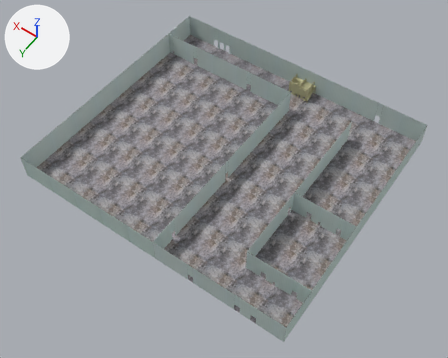
Before and after pictures for a commit that changed the OBJ model VirtualWarehouse/src/data/models/world/warehouse/Warehouse.obj.
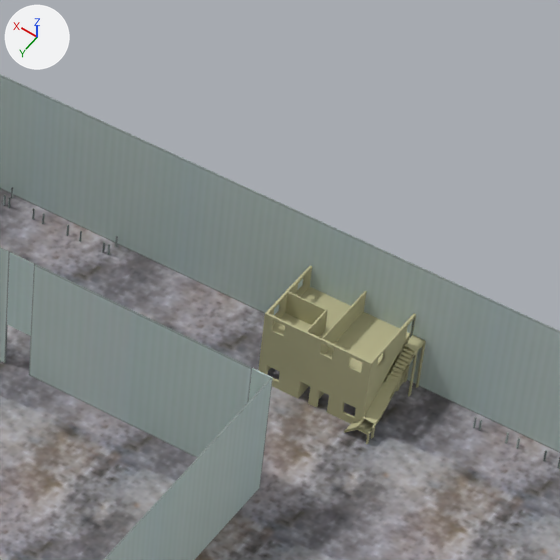
Each version appears first whole from a 50 mm lens placed at (-14.9, 85.1, 88.6), pointed at (25.7, 28.2, -0.7), and next in a close-up on the part from 55% to 76% of the width and 8% to 34% of the height. Lighting does not change. The marker at upper left points along +X, +Y and +Z. Where no turn or scale is listed for an object, it has been applied to the vertices. Vertices at the same position are counted once.

In view in the first close-up: 'Warehouse'.
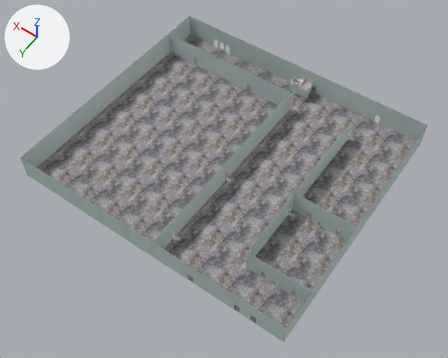
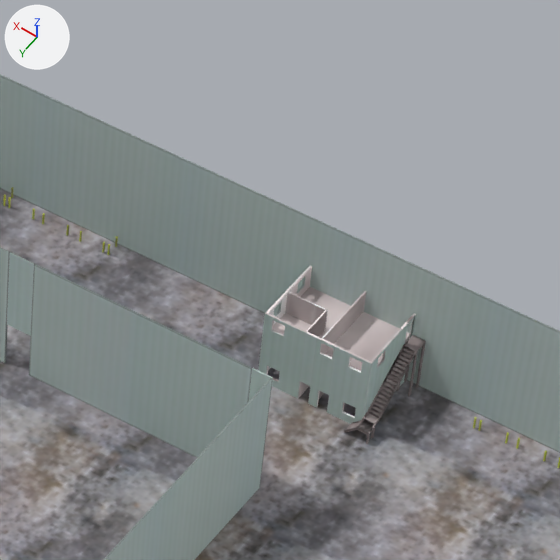
Changed parts and their boxes [x1, y1, x2, y2] in the close-ups (560 x 560 px):
'Warehouse', recoloured, reshaped (yellow to grey)
    both: [0, 74, 560, 560]
part 1 of me_warehouse, deleted (yellow)
    before: [366, 352, 413, 424]
part 2 of me_warehouse, surface changed (yellow to grey)
    both: [344, 335, 426, 444]
part 3 of me_warehouse, recoloured (yellow to grey)
    both: [258, 276, 416, 424]
part 4 of me_warehouse, recoloured (beige to grey)
    both: [265, 265, 416, 418]
part 5 of me_warehouse, recoloured (grey to yellow)
    both: [3, 187, 560, 468]

The edits, one by one:
Picture 'noise3-Mesh.png' (img_noise3_mesh_png) is new.
Picture 'noise1-Mesh.1.png' (img_noise1_mesh_1_png) is new.
Picture 'noise2-Mesh.1.png' (img_noise2_mesh_1_png) is new.
Material 'lambert3SG' (mat_lambert3sg) changes colour from beige #bcb890 to white #e7e7e7; in linear values from (0.5, 0.48, 0.28) to (0.8, 0.8, 0.8).
Material 'lambert6SG1' (mat_lambert6sg1) is new.
Its texture is img_noise3_mesh_png.
Its roughness is 1.0.
Material 'lambert4SG1' (mat_lambert4sg1) is new.
Its texture is img_noise1_mesh_1_png.
Its roughness is 1.0.
Material 'lambert5SG1' (mat_lambert5sg1) is new.
Its texture is img_noise2_mesh_1_png.
Its roughness is 1.0.
me_warehouse is used by ob_warehouse; location (0.0, 0.0, 0.0).
Verts and faces of me_warehouse; kept vertices keep their numbers, new ones are numbered from 9813.
Before the commit, vertices of me_warehouse: 8500 (23.1, 0.7, 2.0) at pixel (415, 353), 8509 (23.6, 3.0, 0.5) at pixel (362, 419), 8539 (23.6, 0.7, 2.0) at pixel (402, 347), 9398 (23.1, 3.0, 0.5) at pixel (375, 426).
me_warehouse had 9813 vertices, 11855 faces and spanned x 0.0..54.9, y 0.0..48.7, z 0.0..5.0.
me_warehouse now has 9813 vertices, 11854 faces and spans x 0.0..54.9, y 0.0..48.7, z 0.0..5.0.
Part 1, on me_warehouse:
Faces deleted: (8500, 9398, 8509, 8539).
me_warehouse part 2: 1259 kept faces spanning x 23.1..24.0, y 0.1..3.4, z 0.0..2.1 get new texture (UV) coordinates.
me_warehouse part 3: 99 faces spanning x 23.6..27.7, y 0.0..2.9, z 0.0..3.0 switch from mat_lambert3sg (beige #bcb890) to mat_blinn3sg1 (picture img_file4_mesh_1_png).
me_warehouse part 4: 245 faces spanning x 23.6..27.7, y 0.0..2.9, z 0.0..3.0 switch from mat_lambert3sg (beige #bcb890) to mat_lambert6sg1 (picture img_noise3_mesh_png).
me_warehouse part 5: 8716 faces spanning x 0.4..50.1, y 0.1..48.5, z 0.0..0.4 switch from mat_phong2sg1 (picture img_file3_mesh_1_png) to mat_lambert5sg1 (picture img_noise2_mesh_1_png).
me_warehouse now uses material mat_lambert4sg1 (picture img_noise1_mesh_1_png).
